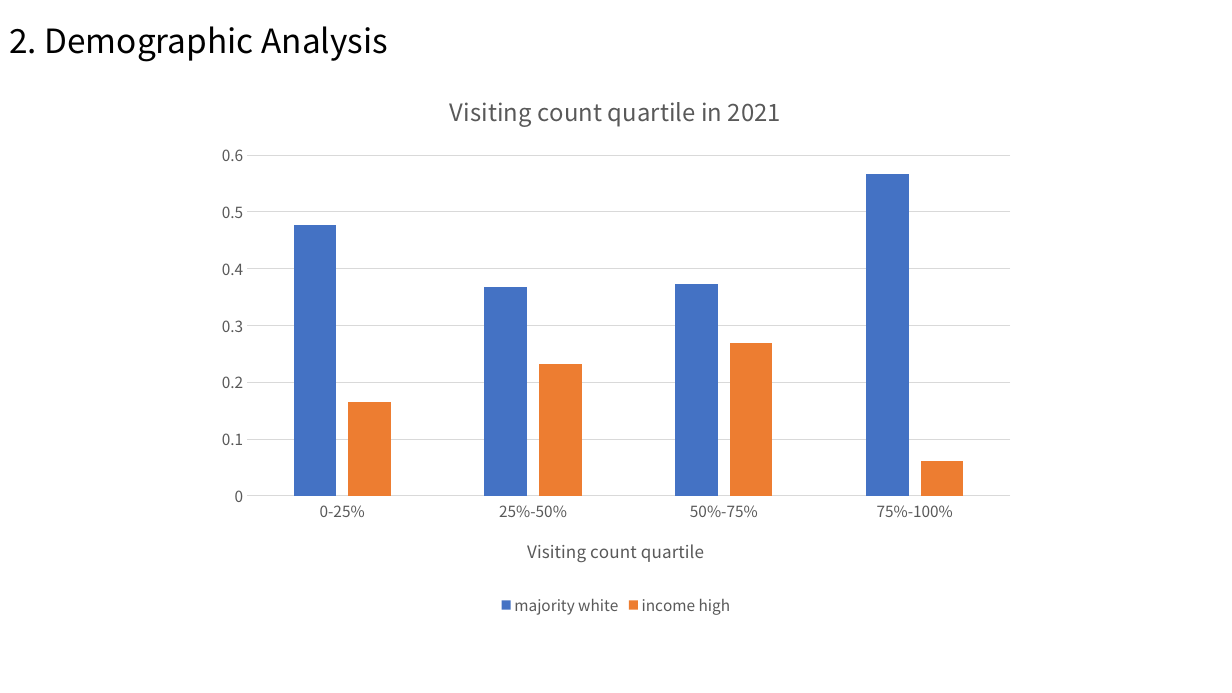
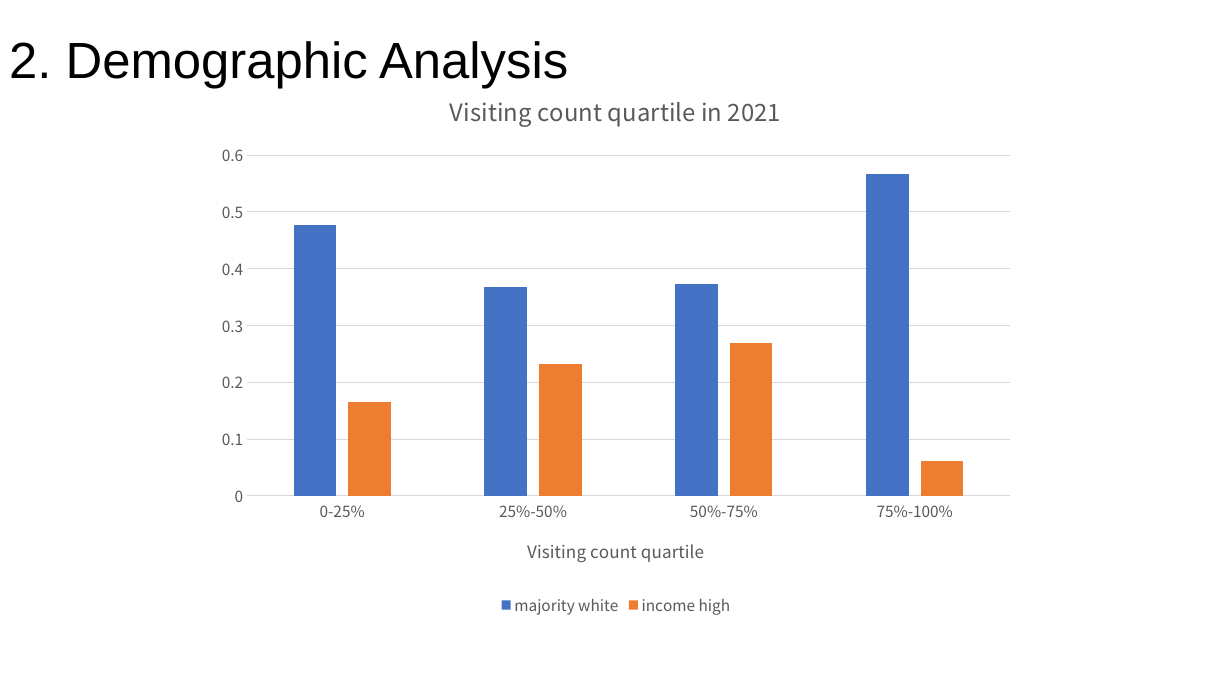
Before and after one commit to Xiaoyi-Wu0711/mobility_covid-19, a slide deck: slide 6 of doc/mid_term.pptx. Drawn at 1232x693 pixels with LibreOffice and Linux fonts; fonts in the diff are those of the drawing. Boxes give left, top, right and bottom in pixels: in the first picture for what was removed or moved away, otherwise in the second. Text is boxed around its words. In the diff, an @@ line names an element or a change of style, - is before the commit and + after.

```diff
--- a/doc/mid_term.pptx
+++ b/doc/mid_term.pptx
@@ title "2. Demographic Analysis" at (9,41,568,89): size 26 to 39.6 pt, font Noto Sans CJK SC to Arial; line spacing 0.9 to 1.5 @@
```
Also in this commit, not shown: 11 other slides changed.
